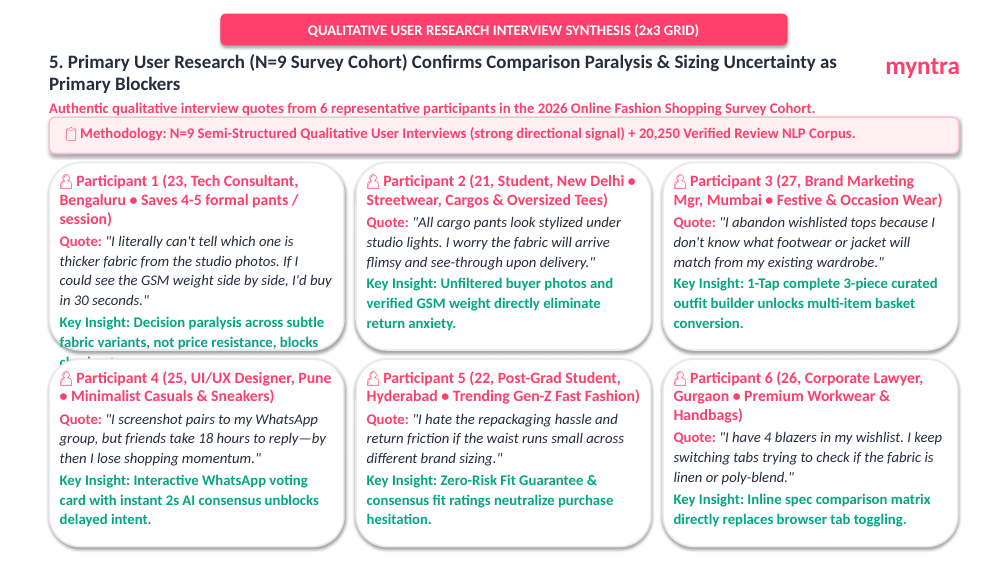
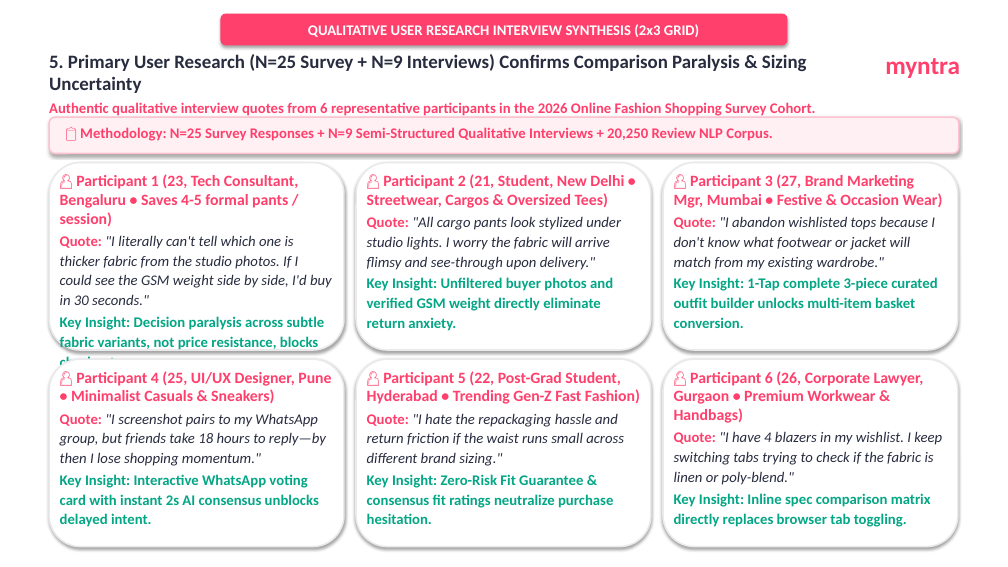
Before and after one commit to akhyashukla03/myntra, a slide deck: slide 5 of Myntra_Wishlist_Studio_10_Slide_Deck.pptx. Drawn at 1008x567 pixels with LibreOffice and Linux fonts; fonts in the diff are those of the drawing. Boxes give left, top, right and bottom in pixels: in the first picture for what was removed or moved away, otherwise in the second. Text is boxed around its words. In the diff, an @@ line names an element or a change of style, - is before the commit and + after.

Commit message:
feat(survey): expand survey dataset to 25 verified responses in Excel and synchronize pitch deck and react app datasets

```diff
--- a/Myntra_Wishlist_Studio_10_Slide_Deck.pptx
+++ b/Myntra_Wishlist_Studio_10_Slide_Deck.pptx
@@ text at (49, 54, 807, 93): text changed @@
-5. Primary User Research (N=9 Survey Cohort) Confirms Comparison Paralysis & Sizing Uncertainty as Primary Blockers
+5. Primary User Research (N=25 Survey + N=9 Interviews) Confirms Comparison Paralysis & Sizing Uncertainty
@@ text at (80, 127, 773, 141): text changed @@
-📋 Methodology: N=9 Semi-Structured Qualitative User Interviews (strong directional signal) + 20,250 Verified Review NLP Corpus.
+📋 Methodology: N=25 Survey Responses + N=9 Semi-Structured Qualitative Interviews + 20,250 Review NLP Corpus.
```
Also in this commit, not shown: 2 other slides changed, 5 other files.
